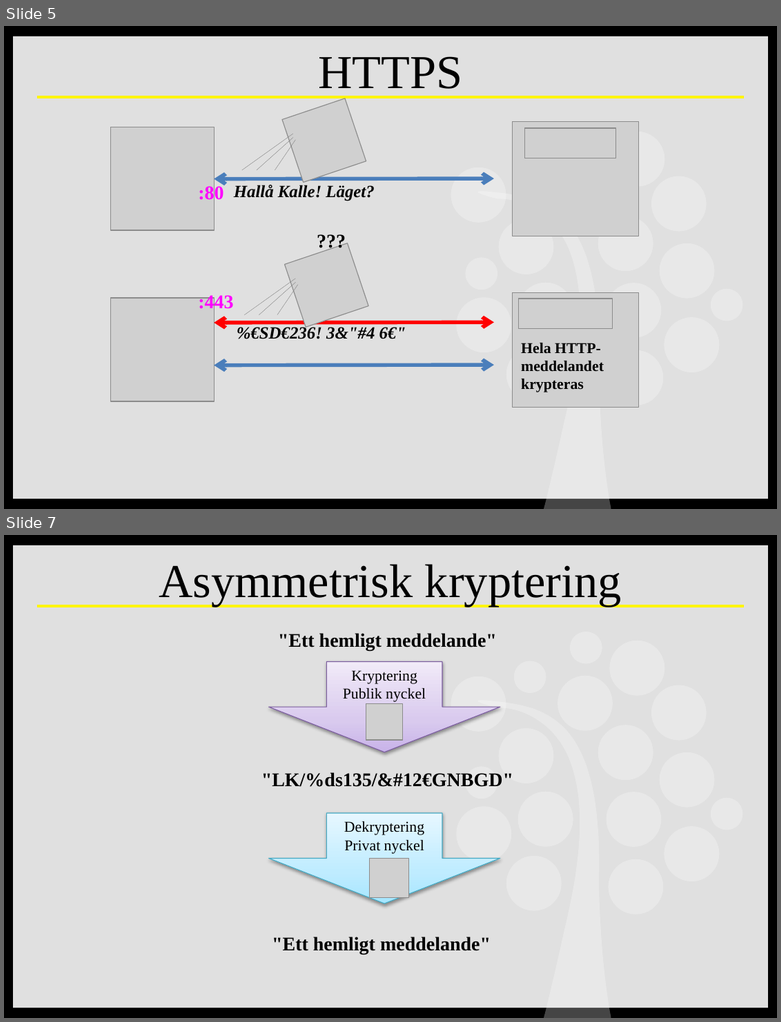
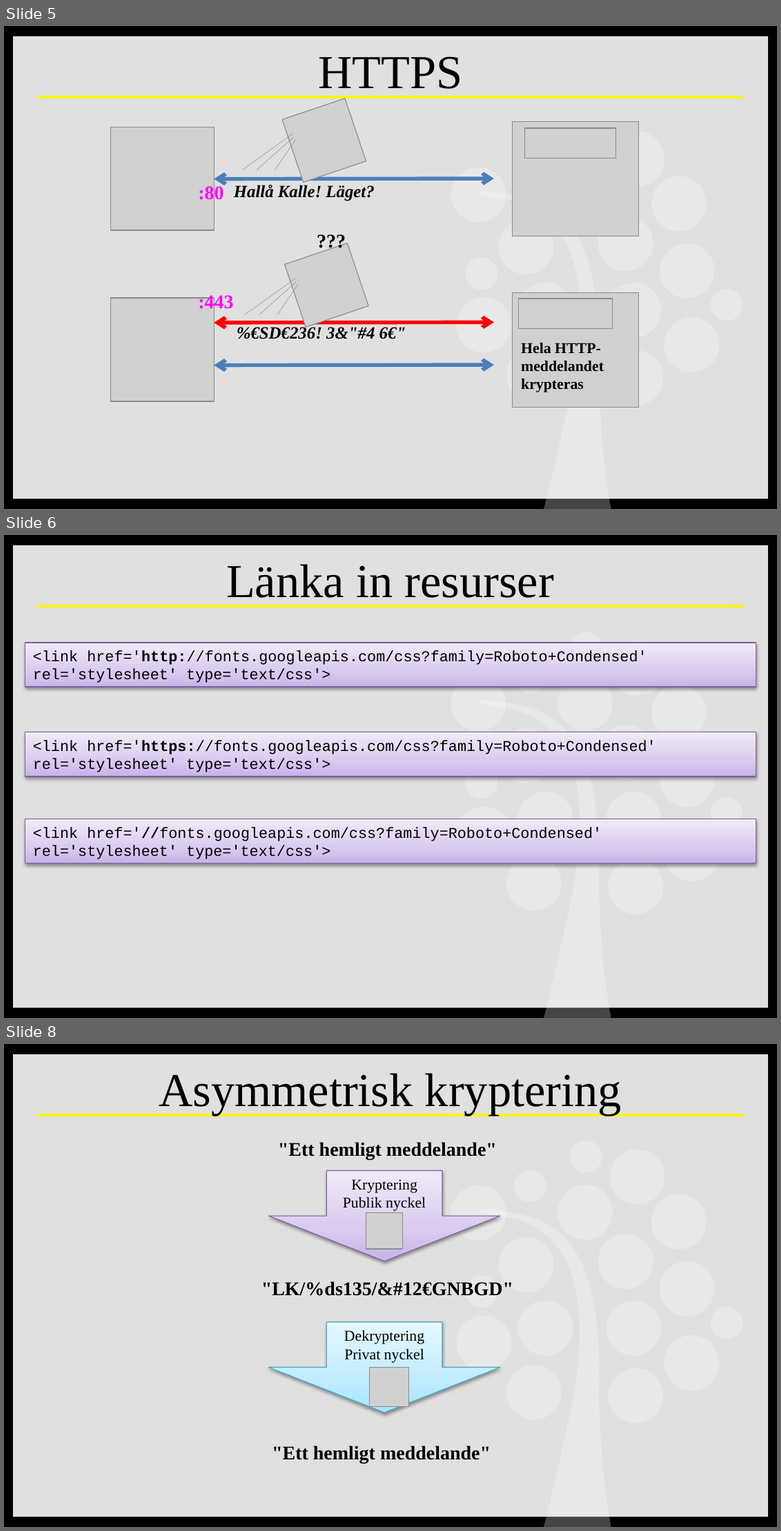
Before and after one commit to 1dv449/Kursmaterial, a slide deck: lecture/f06-sakerhet.pptx. Shown one above the other, each under a label of ours: slides 5 and 7 before the commit, slides 5, 6 and 8 after it; the slides between them are not shown. The pictures are 781x1022 and 781x1531 pixels, drawn with LibreOffice and Linux fonts; fonts in the diff are those of the drawing; grey boxes stand for pictures. Boxes give left, top, right and bottom in pixels: in the first picture for what was removed or moved away, otherwise in the second. Text is boxed around its words. In the diff, an @@ line names an element or a change of style, - is before the commit and + after.

```diff
--- a/lecture/f06-sakerhet.pptx
+++ b/lecture/f06-sakerhet.pptx
@@ slide 6 added at (x1=4, y1=535, x2=777, y2=1018), background #000000; not listed: 20 template elements that a slide beside it also shows @@
@@ title added at (x1=226, y1=564, x2=554, y2=607), 44 pt, text #000000 @@
+Länka in resurser
@@ rectangle added at (x1=25, y1=643, x2=756, y2=687), fill gradient #C9B5E8 to #D8CBEE to #F0EAF9, outline #7D60A0 0.75 pt, 14 pt, text #000000 @@
+<link href='http://fonts.googleapis.com/css?family=Roboto+Condensed' rel='stylesheet' type='text/css'>
@@ rectangle added at (x1=25, y1=732, x2=756, y2=776), fill gradient #C9B5E8 to #D8CBEE to #F0EAF9, outline #7D60A0 0.75 pt, 14 pt, text #000000 @@
+<link href='https://fonts.googleapis.com/css?family=Roboto+Condensed' rel='stylesheet' type='text/css'>
@@ rectangle added at (x1=25, y1=819, x2=756, y2=863), fill gradient #C9B5E8 to #D8CBEE to #F0EAF9, outline #7D60A0 0.75 pt, 14 pt, text #000000 @@
+<link href='//fonts.googleapis.com/css?family=Roboto+Condensed' rel='stylesheet' type='text/css'>
@@ what was slide 7 is now slide 8 @@
```
Also in this commit, not shown: 1 slide changed, 1 slide removed.
